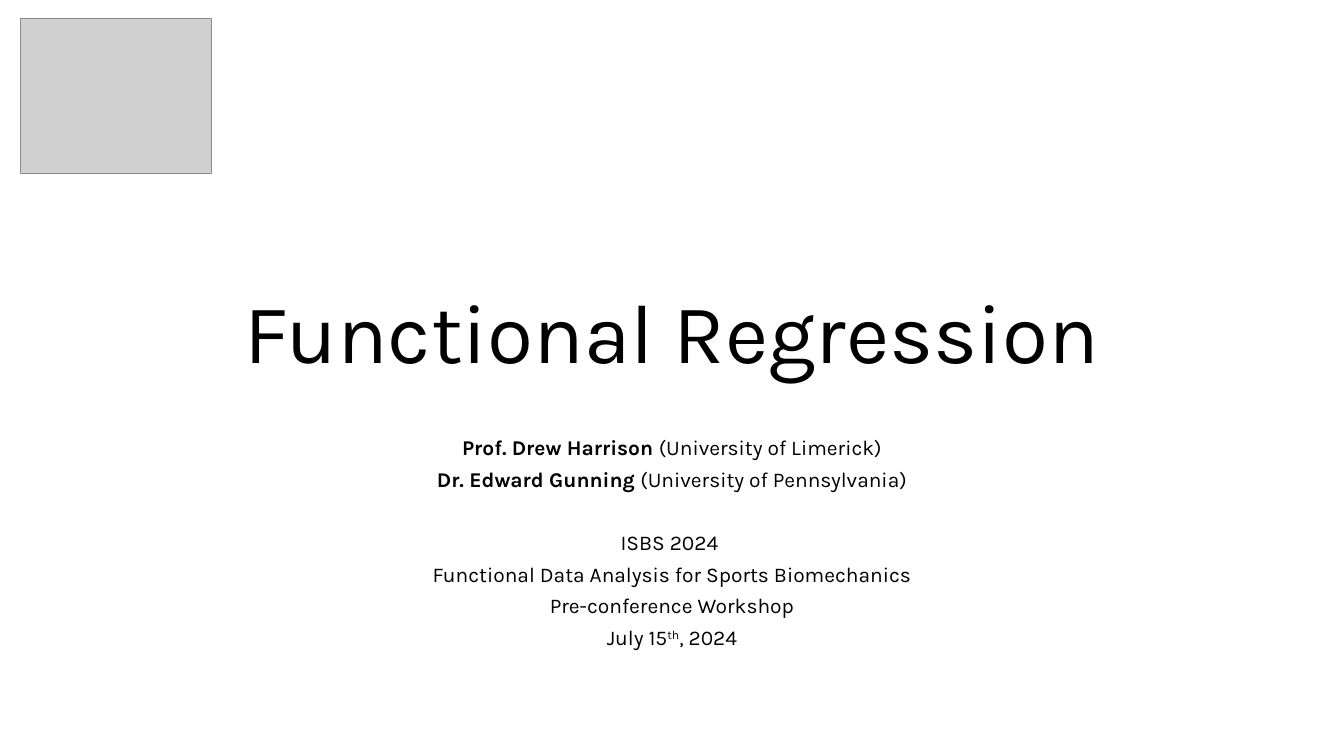
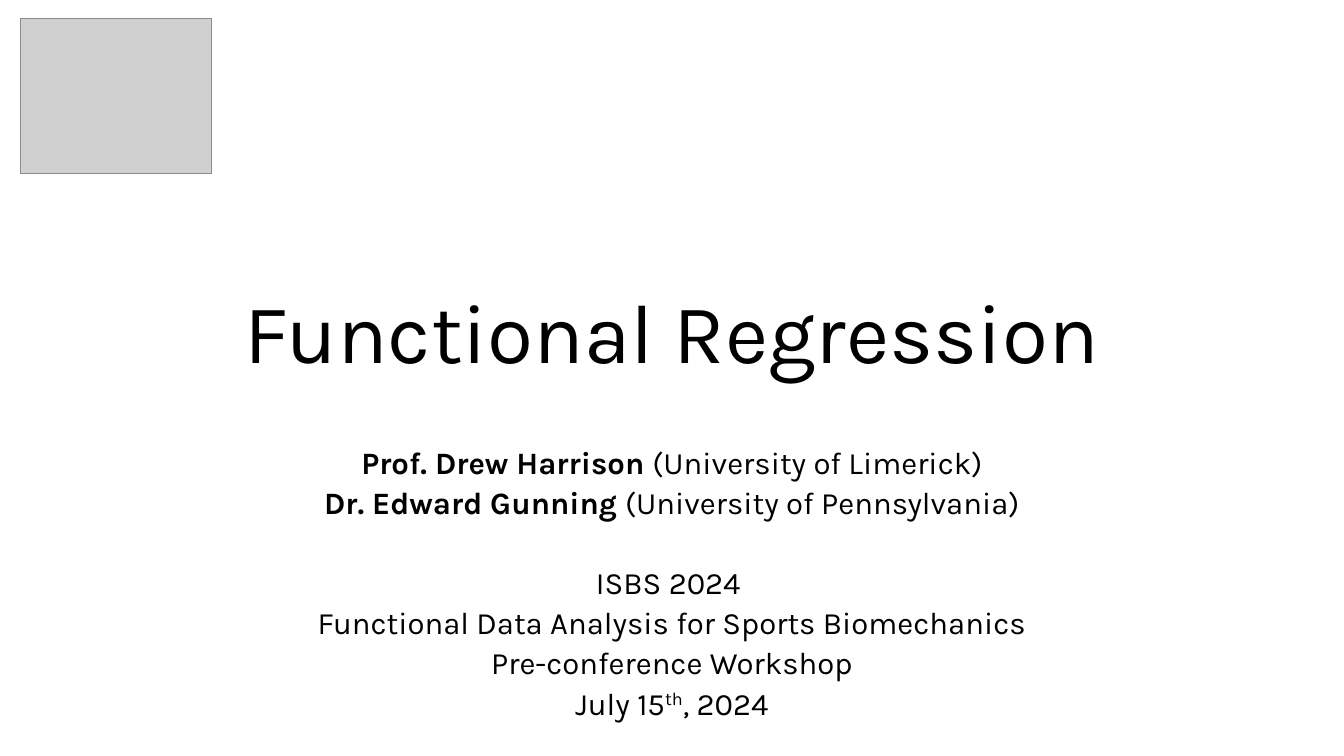
Before and after one commit to edwardgunning/ISBS-Short-Course, a slide deck: slide 1 of slides/05-fregression.pptx. Drawn at 1344x756 pixels with LibreOffice and Linux fonts; fonts in the diff are those of the drawing; grey boxes stand for pictures; background and template pictures are left out. Boxes give left, top, right and bottom in pixels: in the first picture for what was removed or moved away, otherwise in the second. Text is boxed around its words. In the diff, an @@ line names an element or a change of style, - is before the commit and + after.

```diff
--- a/slides/05-fregression.pptx
+++ b/slides/05-fregression.pptx
@@ subtitle "Prof. Drew Harrison (University of ..." at (x1=318, y1=451, x2=1026, y2=722): size 15 to 22.2 pt @@
```
Also in this commit, not shown: 5 slides added.
